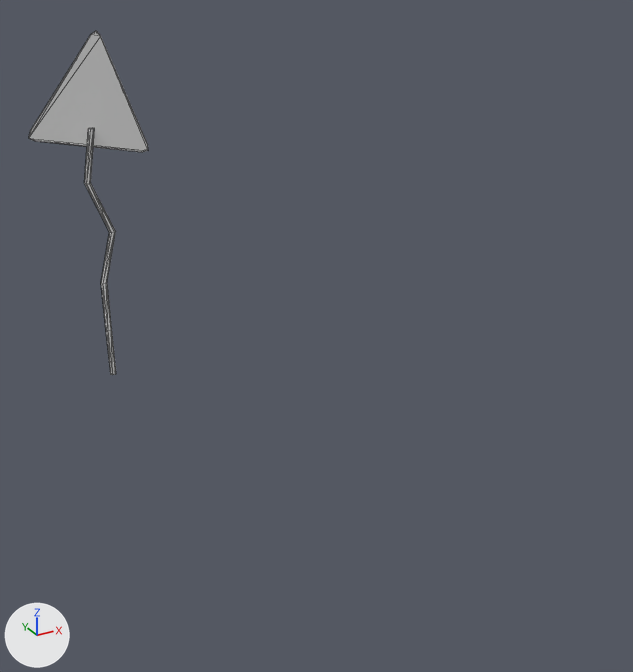
An edit to the FBX model Zeldalikesombreerotique/Assets/GA Alpha/modélisation/forêt-route/Props_panneau_triangle.fbx, drawn before and after from the same camera.
Camera for both pictures: a 50 mm camera at (8.77, -2.65, 3.48) aimed at (11.71, 2.7, 0.8). Lighting does not change. The marker at lower left points along +X, +Y and +Z. Mesh edges are drawn as thin lines. Materials are left out; every surface is plain grey. Where no turn or scale is listed for an object, it has been applied to the vertices.

Names of what the first picture shows: 'panneau'.
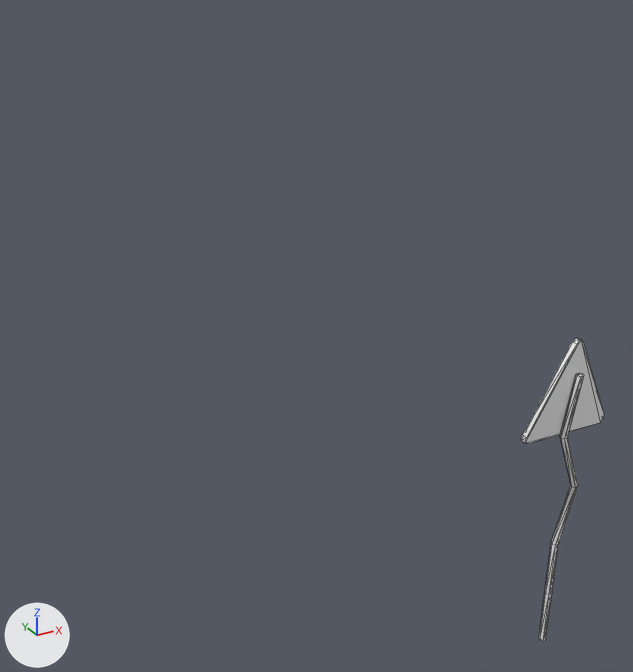
What differs and where, as boxes [x1, y1, x2, y2] in the pictures (633 x 672 px; the box of a moved part takes in the faces that stretch with it):
```json
{"object": "panneau", "change": "reshaped, moved", "before": [29, 31, 148, 375], "after": [521, 338, 604, 641], "on screen": "30% narrower, 12% shorter"}
{"part": 1, "of": "me_mesh", "change": "moved or reshaped", "before": [29, 31, 148, 152], "after": [521, 338, 604, 444]}
{"part": 2, "of": "me_mesh", "change": "moved or reshaped", "before": [84, 128, 116, 375], "after": [539, 373, 584, 641]}
```

Edits to the scene script, one JSON object a line:
```json
{"block": "me_mesh", "where": "me_mesh.from_pydata(...)  # 54 vertices, 100 faces; spans x -0.46..0.46, y -0.08..0.12, z -0.03..2.88"}
{"block": "me_mesh", "where": "# used by ob_panneau; location = (10.595, 4.47, 0.034)"}
{"block": "me_mesh", "change": "me_mesh part 1: the loose piece of 18 vertices spanning x -0.46..0.46, y -0.08..0.12, z 1.92..2.88 is multiplied about its middle by the matrix ((-0.337, 0.001, 0.724), (0.087, 0.793, 0.04), (-0.719, 0.096, -0.335)), then moved by (0.09, -0.02, -0.43)"}
{"block": "me_mesh", "change": "me_mesh part 2: the loose piece of 36 vertices spanning x -0.08..0.14, y -0.04..0.0, z -0.03..2.14 is moved by (0.02, -0.02, 0.02)"}
{"op": "set", "path": "ob_panneau.location", "old": "(10.595, 4.47, 0.034)", "new": "(12.678, 1.037, -1.19)"}
```
